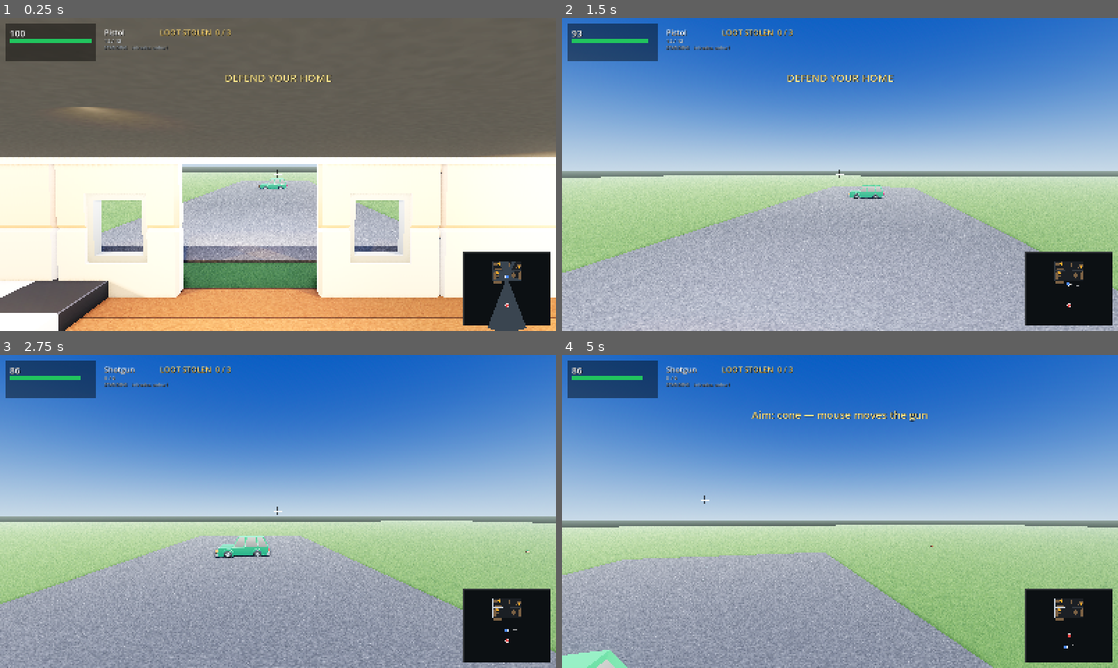
Above: before the commit, frames 1-4 (two rows, left to right).
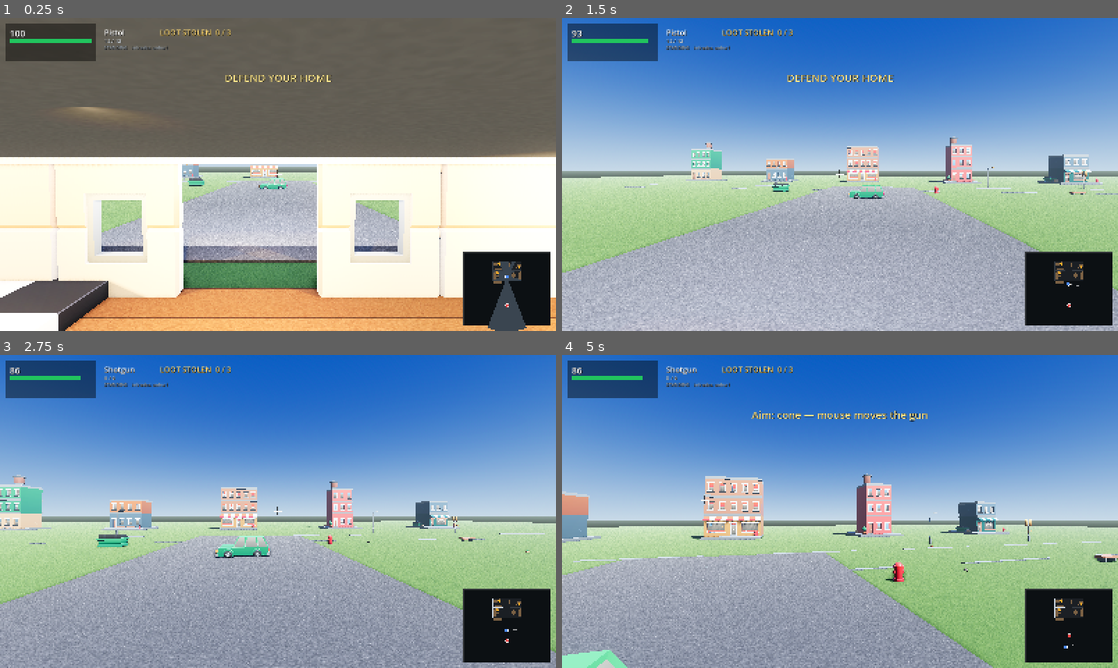
Above: after the commit, the same moments.

Repository: richardbrandel/home-invasion-godot
Game: Godot game, scene res://scenes/main.tscn
Same seed, same stepped clock (60 frames per second), same inputs: the game is played once before the commit and once after it.
Inputs (mouse positions are in pixels of both pictures, inside the frame that each line leads up to):
- Up to frame 1 (0.25 s): no input
- Up to frame 2 (1.5 s): tap Enter at 0.5, 0.6 s; move the mouse to (867, 174) at 0.52 s; hold W from 0.53 s (still down); click (867, 174) at 0.67 s; move the mouse to (812, 174) at 1.27 s; tap 1 at 1.35 s
- Up to frame 3 (2.75 s): keep holding W; move the mouse to (289, 505) at 2.02 s; tap 2 at 2.1 s
- Up to frame 4 (5 s): keep holding W; move the mouse to (834, 517) at 2.77 s; tap R at 2.85 s; click (834, 517) at 2.92 s; move the mouse to (878, 514) at 3.52 s; tap T at 3.6 s; move the mouse to (795, 508) at 4.27 s; tap C at 4.35 s

The runs differ from the first frame. In frame 1, 0.4% of the frame differs, in the area x 32-57%, y 46-54%; in frame 2, 3.1%; in frame 3, 4.2%; in frame 4, 5.3%, in the area x 0-100%, y 37-73%.

Commit message:
Put the house on a street
The world outside was a 160x160 m lawn with a driveway on it. The pack ships eight
buildings, road pieces, benches, a hydrant, a dumpster, traffic lights and streetlights —
all imported, all unplaced — so the "neighbourhood" was six bushes and three streetlights,
and the house looked like it stood alone on an empty plane.

Now there is a road running east-west, five buildings facing back across it at ours, two
more along our side, and kerbside furniture. The city set is authored at roughly 1x rather
than the 2x of the restaurant and character sets, so it takes CITY_SCALE like the van does.
Scenery only: none of it enters Sim.SOLIDS and none has collision.

The road tiles needed sinking by ROAD_SINK. `place()` grounds a model so its lowest point
sits at y = 0, but a city road tile is authored as a slab ON a base, so grounding it left
the running surface proud of the lawn and it read as a floating tile.

AND A REAL BUG, found while hunting the muzzle flash. **Every capture argument was applied
inside the `--shot` branch, and `--write-movie` never sets `_shot_frames` — so a movie
recording silently ignored all of them.** It ignored `--shot-fire` (the gun never went off,
so there was no flash and no recoil to find), `--shot-pos`, `--shot-yaw`, `--shot-pitch`,
`--shot-aim` and `--carry`. Overrides now apply whenever they were asked for, whatever the
capture mode. That is also why the flash took so long to confirm: the recording that was
supposed to contain it had a player who never pulled the trigger.

With that fixed, a recording shows a frame-to-frame transient six times larger at the shot,
and the flash is visible at the muzzle.

41 sim tests, 38 actor tests, heist 7/7, wallshot 0 violations.

Diff:
--- a/scripts/game.gd
+++ b/scripts/game.gd
@@ -746,6 +746,34 @@
 	_lbl_banner.text = msg if msg_t > 0.0 else ""
 	_refresh_hud()
 
+	# Capture overrides apply whenever they were ASKED for, not only under --shot.
+	# --write-movie never sets _shot_frames, so a recording silently ignored every one of
+	# them: it ignored --shot-fire (so the gun never went off), --shot-pos, the aim angles
+	# and --carry. That invalidated a whole hunt for the muzzle flash before it was spotted.
+	if _shot_moved:
+		# stand just inside the front door, looking into the house
+		player["pos"] = Vector2(0.0, -9.5)
+		yaw = PI
+		pitch = 0.03
+	if _shot_yaw != INF:
+		yaw = deg_to_rad(_shot_yaw)
+	if _shot_pitch != INF:
+		pitch = deg_to_rad(_shot_pitch)
+	if _shot_fire:
+		# takes effect next frame: _fire() is driven earlier in _process
+		fire_held = true
+	if _shot_carry != "":
+		thief["carry"] = _shot_carry
+		for l in loot:
+			l["taken"] = String(l["label"]) == _shot_carry
+			l["delivered"] = false
+	if _shot_pos.x != INF:
+		player["pos"] = _shot_pos
+	if _shot_aim != 0.0:
+		aim_yaw = deg_to_rad(_shot_aim)
+	if _shot_hide_player and player_actor != null and player_actor.root != null:
+		player_actor.root.visible = false
+
 	if _shot_frames > 0 and _shot_wait > 0.0:
 		_shot_wait = maxf(0.0, _shot_wait - delta)
 	elif _shot_frames > 0:
@@ -755,29 +783,6 @@
 		# with no cause. This one survives.
 		if _shot_frames % 20 == 0:
 			printerr("[shot] %d frames left" % _shot_frames)
-		if _shot_moved:
-			# stand just inside the front door, looking into the house
-			player["pos"] = Vector2(0.0, -9.5)
-			yaw = PI
-			pitch = 0.03
-		if _shot_yaw != INF:
-			yaw = deg_to_rad(_shot_yaw)
-		if _shot_pitch != INF:
-			pitch = deg_to_rad(_shot_pitch)
-		if _shot_fire:
-			# takes effect next frame, because _fire() is driven earlier in _process
-			fire_held = true
-		if _shot_carry != "":
-			thief["carry"] = _shot_carry
-			for l in loot:
-				l["taken"] = String(l["label"]) == _shot_carry
-				l["delivered"] = false
-		if _shot_pos.x != INF:
-			player["pos"] = _shot_pos
-		if _shot_aim != 0.0:
-			aim_yaw = deg_to_rad(_shot_aim)
-		if _shot_hide_player and player_actor != null and player_actor.root != null:
-			player_actor.root.visible = false
 		if _shot_frames == 0:
 			_capture_and_quit()
 
--- a/scripts/house.gd
+++ b/scripts/house.gd
@@ -16,6 +16,12 @@
 ## The city vehicles are authored at roughly 1x, not the 2x of the other KayKit sets,
 ## so they need their own multiplier on top of SCALE or they come out toy-sized.
 const VAN_SCALE := 2.5
+## The city set is authored at roughly 1x, like the vehicles, so anything else taken from
+## it needs the same multiplier rather than the 0.5 used for the restaurant and characters.
+const CITY_SCALE := 2.5
+## How far to sink the city road tiles so their running surface sits on the lawn rather
+## than on top of their own raised base.
+const ROAD_SINK := 0.22
 const A := "res://assets/kaykit/"
 
 # KayKit's modular wall panel is 4.00 x 4.00 x 0.50 m at source scale.
@@ -423,10 +429,61 @@
 
 static func build_all(parent: Node3D) -> void:
 	build_exterior(parent)
+	build_neighbourhood(parent)
 	build_floors(parent)
 	build_walls(parent)
 	build_ceiling(parent)
 	build_furniture(parent)
+
+
+## The street and the houses around it.
+##
+## The world outside was a 160x160 m lawn with a driveway on it. The pack ships eight
+## buildings, road pieces, benches, a hydrant, a dumpster and traffic lights — all
+## imported, all unplaced — so the "neighbourhood" was six bushes and three streetlights,
+## which is why the house looked like it was standing alone on an empty plane.
+##
+## Scenery only: none of it enters Sim.SOLIDS and none of it has collision, so it changes
+## what the front door looks out at and nothing else.
+static func build_neighbourhood(parent: Node3D) -> void:
+	var s := Vector3(CITY_SCALE, CITY_SCALE, CITY_SCALE)
+	var street_z := 17.0
+
+	# the road itself, east-west, laid tile by tile.
+	# Sunk by the model's own raised base: `place()` grounds a model so its lowest point is
+	# at y = 0, but the city road tile is authored as a slab sitting ON a base, so grounding
+	# it leaves the running surface proud of the lawn and it reads as a floating tile.
+	var x := -44.0
+	while x <= 44.0:
+		var tile := place(parent, "city", "road_straight", Vector3(x, 0, street_z),
+			PI * 0.5, true, s)
+		if tile != null:
+			tile.position.y -= ROAD_SINK
+		x += 8.0
+
+	# houses on the far side, facing back across the street at ours
+	var far := ["building_A", "building_C", "building_E", "building_B", "building_D"]
+	var bx := -28.0
+	for m in far:
+		place(parent, "city", m, Vector3(bx, 0, street_z + 15.0), PI, true, s)
+		bx += 15.0
+
+	# and two on this side further along, so the street reads as a street
+	place(parent, "city", "building_F", Vector3(-30.0, 0, street_z - 14.0), 0.0, true, s)
+	place(parent, "city", "building_G", Vector3(30.0, 0, street_z - 14.0), 0.0, true, s)
+
+	# furniture along the kerb
+	for p in [
+		["streetlight", -13.0, street_z + 4.5],
+		["streetlight", 13.0, street_z + 4.5],
+		["trafficlight_A", -22.0, street_z + 4.0],
+		["firehydrant", -5.5, street_z - 4.2],
+		["dumpster", 8.0, street_z - 4.6],
+		["bench", -16.0, street_z - 3.6],
+		["trash_A", 4.0, street_z - 3.6],
+		["trash_B", -8.5, street_z - 3.6],
+	]:
+		place(parent, "city", String(p[0]), Vector3(p[1], 0, p[2]), 0.0, true, s)
 
 
 ## A material carrying one of the generated textures, tiled across the surface.
